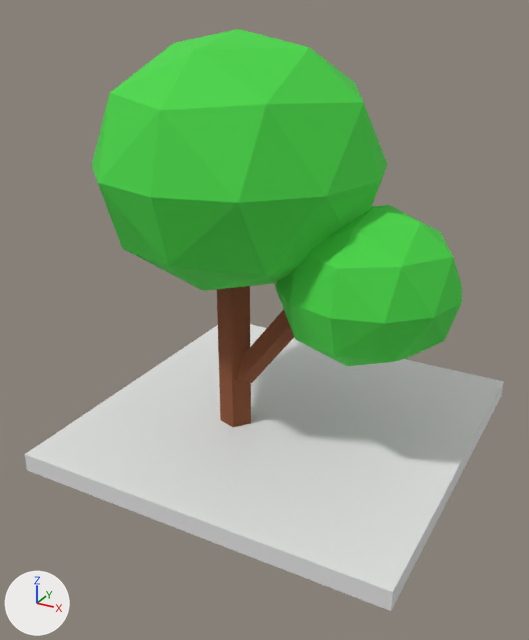
Two versions of the FBX model Assets/Resources/Models/Wood_4/Wood_4 04.FBX, one commit apart.
Camera for both pictures: a 50 mm lens placed at (0.817, -1.605, 1.132), pointed at (-0.017, -0.089, 0.374). Arrows for +X, +Y and +Z are at lower left; the lights stay in place. Where no turn or scale is listed for an object, it has been applied to the vertices.
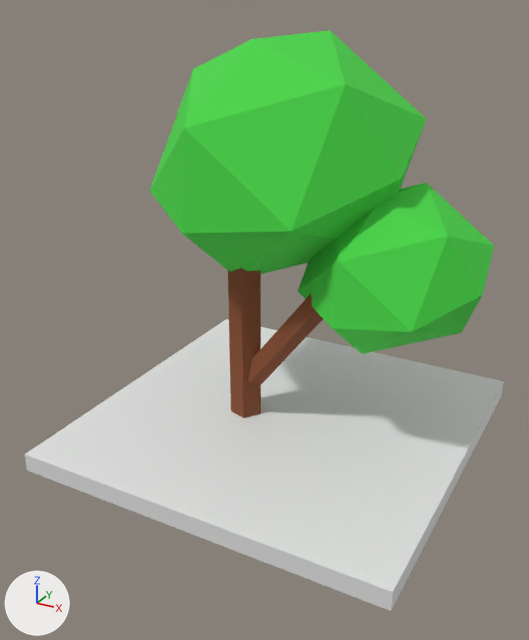
Where the newer file only moved an object's origin or applied its transform, the numbers keep the older frame.

Boxes (x1, y1, x2, y2) around the edits, measured in the pictures (529 x 640 px):
'Cylinder001', deleted (green): before (92, 29, 462, 427)
    faces in mat_up (picture img_up_jpg): (92, 29, 462, 366)
    faces in mat_down (picture img_down_jpg): (217, 286, 294, 427)
'GeoSphere005', added (green): after (150, 30, 494, 354)
'Cylinder004', added (brown): after (228, 268, 323, 418)

The edits, one by one:
Mesh me_mesh_001_1 is new.
It has 36 vertices, 64 faces and spans x -1.143..-0.207, y -0.542..0.129, z 0.468..1.225.
It uses material mat_up (picture img_up_jpg).
Mesh me_mesh_1 is new.
It has 20 vertices, 10 faces and spans x -0.182..0.187, y -0.116..-0.029, z 0.279..0.837.
It uses material mat_down (picture img_down_jpg).
Object 'Cylinder001' (ob_cylinder001) is deleted.
Object 'GeoSphere005' (ob_geosphere005) is new; it shows me_mesh_001_1.
Its location is (0.704, 0.337, -0.17).
Object 'Cylinder004' (ob_cylinder004) is new; it shows me_mesh_1.
Its location is (0.037, 0.044, -0.279).
